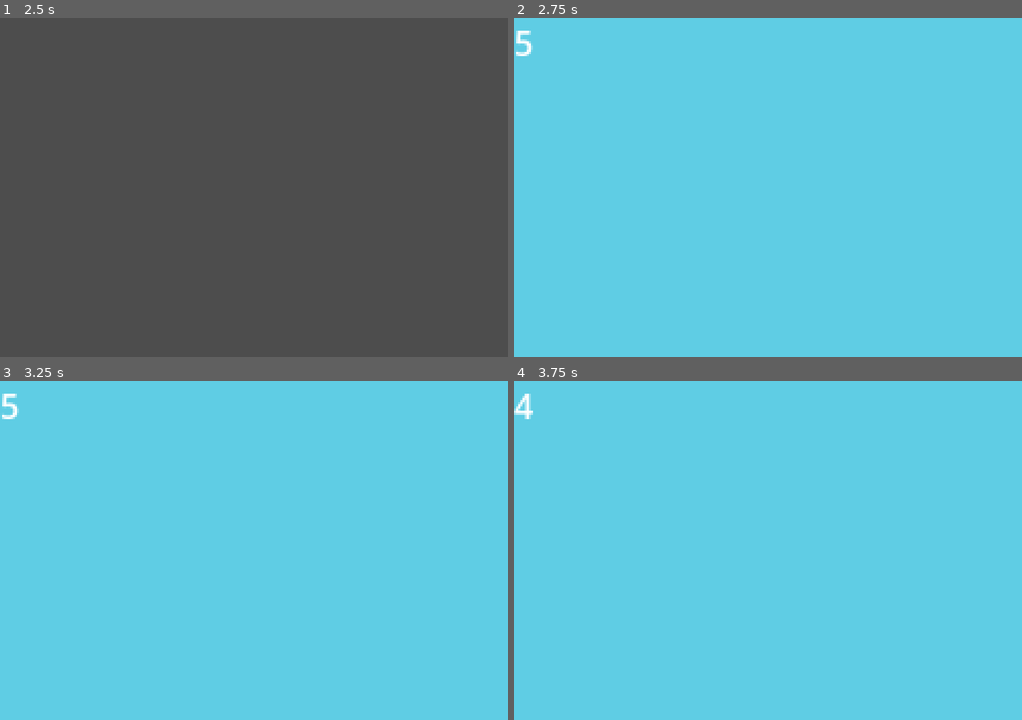
Above: before the commit, frames 1-4 (two rows, left to right).
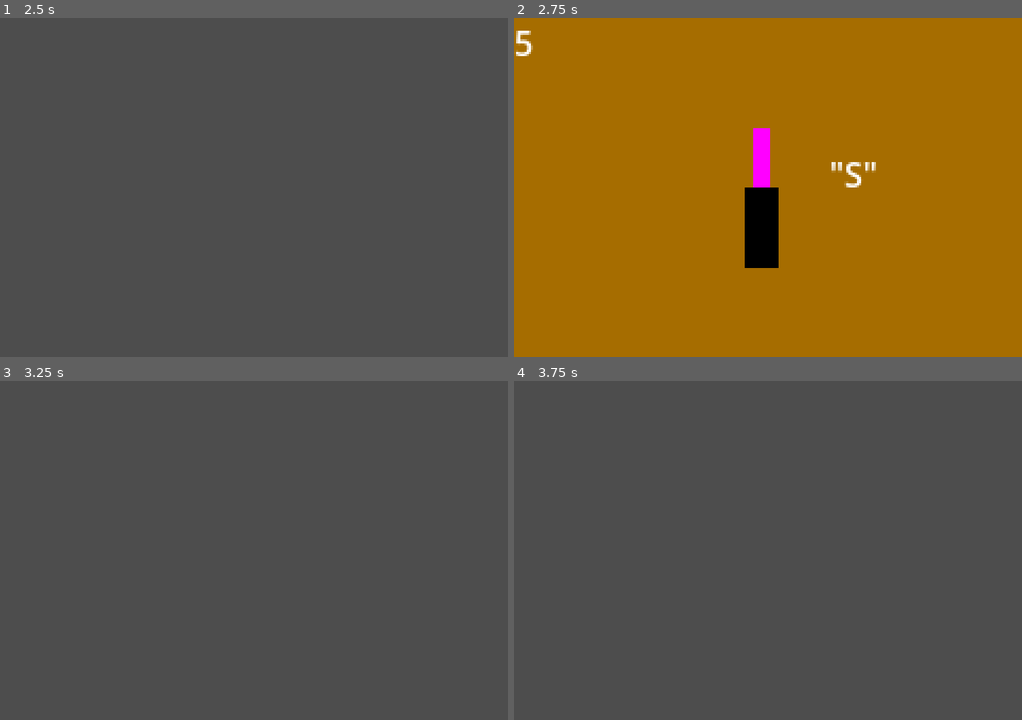
Above: after the commit, the same moments.

Repository: emmetl913/GMTK2024
Game: Godot game, scene res://menus/MainMenu.tscn
Same seed, same stepped clock (60 frames per second), same inputs: the game is played once before the commit and once after it. The engine's default icon, where the game draws it, is replaced by a stand-in: a white triangle on a blue panel in a dark square.
Inputs (mouse positions are in pixels of both pictures, inside the frame that each line leads up to):
- Up to frame 1 (2.5 s): click "Start" at 0.5 s; tap Enter at 1.25 s; move the mouse to (365, 170) at 1.27 s; hold S (S) 1.28-2.03 s; tap W (W) at 1.55, 2.1 s; tap Space at 2 s; move the mouse to (152, 204) at 2.02 s; tap S (S) at 2.3 s
- Up to frame 2 (2.75 s): no input
- Up to frame 3 (3.25 s): move the mouse to (304, 475) at 2.77 s; press the mouse at (304, 475) at 2.78 s; tap W (W) at 3.05 s
- Up to frame 4 (3.75 s): tap Enter at 3.5 s; move the mouse to (742, 618) at 3.52 s; release the mouse at (742, 618) at 3.53 s; tap S (S) at 3.6 s

Frame 1 is identical in both runs. In frame 2, 100% of the frame differs, in the area x 0-100%, y 0-100%; in frame 3, 100%; in frame 4, 100%.

Commit message:
Icing game (mostly) finished

Diff:
--- /dev/null
+++ b/games/IcingGame/IcingGame.gd
@@ -0,0 +1,28 @@
+extends Base_Game
+
+var pattern
+
+# Called when the node enters the scene tree for the first time.
+func _ready():
+	timers = [5, 4, 3, 2]
+	setup()
+
+func setup():
+	var pattern_selector = randi_range(1,2)
+	if pattern_selector == 1:
+		pattern = $SPattern
+	elif pattern_selector == 2:
+		pattern = $NPattern
+	pattern.visible = true
+
+# Called every frame. 'delta' is the elapsed time since the previous frame.
+func _process(delta):
+	$CharacterBody2D.position = get_global_mouse_position()
+	if pattern.has_won and $WonTimeout.time_left == 0:
+		$WonTimeout.start()
+	elif pattern.has_failed and $WonTimeout.time_left == 0:
+		super.onLose()
+
+
+func _on_won_timeout_timeout():
+	super.onWin()
--- /dev/null
+++ b/games/IcingGame/IcingGame.tscn
@@ -0,0 +1,39 @@
+[gd_scene load_steps=6 format=3 uid="uid://7kkvev5036ny"]
+
+[ext_resource type="Script" path="res://games/IcingGame/IcingGame.gd" id="1_vc0qf"]
+[ext_resource type="PackedScene" uid="uid://kf1q8ln3swdb" path="res://games/IcingGame/Patterns/S_Pattern.tscn" id="2_4p275"]
+[ext_resource type="Texture2D" uid="uid://c65hf5vuw1pp8" path="res://assets/sprites/mouse_tracker.png" id="3_2slpm"]
+[ext_resource type="PackedScene" uid="uid://6tpodpx3ai1a" path="res://games/IcingGame/Patterns/N_Pattern.tscn" id="3_6w53s"]
+
+[sub_resource type="CircleShape2D" id="CircleShape2D_mimnj"]
+radius = 4.0
+
+[node name="IcingGame" type="Node2D"]
+script = ExtResource("1_vc0qf")
+
+[node name="ColorRect" type="ColorRect" parent="."]
+offset_right = 240.0
+offset_bottom = 160.0
+color = Color(0.451029, 0.6215, 0.346212, 1)
+
+[node name="SPattern" parent="." instance=ExtResource("2_4p275")]
+visible = false
+position = Vector2(120, 77)
+
+[node name="NPattern" parent="." instance=ExtResource("3_6w53s")]
+visible = false
+position = Vector2(114, 72)
+
+[node name="CharacterBody2D" type="CharacterBody2D" parent="." groups=["cursor"]]
+position = Vector2(-84, -50)
+
+[node name="Sprite2D" type="Sprite2D" parent="CharacterBody2D"]
+texture = ExtResource("3_2slpm")
+
+[node name="CollisionShape2D" type="CollisionShape2D" parent="CharacterBody2D"]
+shape = SubResource("CircleShape2D_mimnj")
+
+[node name="WonTimeout" type="Timer" parent="."]
+wait_time = 0.5
+
+[connection signal="timeout" from="WonTimeout" to="." method="_on_won_timeout_timeout"]
--- /dev/null
+++ b/games/IcingGame/Patterns/N_Pattern.tscn
@@ -0,0 +1,180 @@
+[gd_scene load_steps=5 format=3 uid="uid://6tpodpx3ai1a"]
+
+[ext_resource type="Texture2D" uid="uid://caxg30ileg2sg" path="res://assets/sprites/N_Patttern.png" id="1_lq1ua"]
+[ext_resource type="Script" path="res://games/IcingGame/Patterns/pattern.gd" id="2_03ka7"]
+[ext_resource type="Texture2D" uid="uid://ci0p7le8o6yg5" path="res://icon.svg" id="3_82ctk"]
+
+[sub_resource type="RectangleShape2D" id="RectangleShape2D_8fysc"]
+size = Vector2(7, 41.7533)
+
+[node name="NPattern" type="Sprite2D"]
+position = Vector2(-1, 0)
+texture = ExtResource("1_lq1ua")
+script = ExtResource("2_03ka7")
+gates = 9
+
+[node name="ProgressDetectors" type="Node2D" parent="."]
+
+[node name="First" type="Area2D" parent="ProgressDetectors"]
+position = Vector2(2, 2)
+
+[node name="CollisionShape2D" type="CollisionShape2D" parent="ProgressDetectors/First"]
+position = Vector2(-45, 7)
+rotation = -1.57635
+shape = SubResource("RectangleShape2D_8fysc")
+
+[node name="Sprite2D" type="Sprite2D" parent="ProgressDetectors/First"]
+visible = false
+position = Vector2(-41, 7)
+scale = Vector2(0.25, 0.25)
+texture = ExtResource("3_82ctk")
+
+[node name="Second" type="Area2D" parent="ProgressDetectors"]
+position = Vector2(2, 0)
+
+[node name="CollisionShape2D" type="CollisionShape2D" parent="ProgressDetectors/Second"]
+position = Vector2(-12.5918, -10.4256)
+rotation = 0.764544
+shape = SubResource("RectangleShape2D_8fysc")
+
+[node name="Sprite2D" type="Sprite2D" parent="ProgressDetectors/Second"]
+visible = false
+position = Vector2(-14, -9)
+scale = Vector2(0.25, 0.25)
+texture = ExtResource("3_82ctk")
+
+[node name="Third" type="Area2D" parent="ProgressDetectors"]
+position = Vector2(-3, -3.72529e-09)
+rotation = -0.0135629
+
+[node name="CollisionShape2D" type="CollisionShape2D" parent="ProgressDetectors/Third"]
+position = Vector2(-42.5115, 37.4269)
+rotation = -1.56417
+shape = SubResource("RectangleShape2D_8fysc")
+
+[node name="Sprite2D" type="Sprite2D" parent="ProgressDetectors/Third"]
+visible = false
+position = Vector2(-36.5121, 37.5083)
+scale = Vector2(0.25, 0.25)
+texture = ExtResource("3_82ctk")
+
+[node name="Fourth" type="Area2D" parent="ProgressDetectors"]
+position = Vector2(-3, 0)
+rotation = 0.295242
+
+[node name="CollisionShape2D" type="CollisionShape2D" parent="ProgressDetectors/Fourth"]
+position = Vector2(-48.0581, -24.1949)
+rotation = -0.815311
+shape = SubResource("RectangleShape2D_8fysc")
+
+[node name="Sprite2D" type="Sprite2D" parent="ProgressDetectors/Fourth"]
+visible = false
+position = Vector2(-42.8805, -17.2702)
+rotation = -0.288941
+scale = Vector2(0.25, 0.25)
+texture = ExtResource("3_82ctk")
+
+[node name="Fifth" type="Area2D" parent="ProgressDetectors"]
+position = Vector2(-5, 2)
+rotation = 0.295242
+
+[node name="CollisionShape2D" type="CollisionShape2D" parent="ProgressDetectors/Fifth"]
+position = Vector2(18.0498, 11.2341)
+rotation = 0.546061
+shape = SubResource("RectangleShape2D_8fysc")
+
+[node name="Sprite2D" type="Sprite2D" parent="ProgressDetectors/Fifth"]
+visible = false
+position = Vector2(18.0498, 11.2341)
+rotation = -0.303565
+scale = Vector2(0.25, 0.25)
+texture = ExtResource("3_82ctk")
+
+[node name="Sixth" type="Area2D" parent="ProgressDetectors"]
+position = Vector2(-4, 1)
+rotation = 0.295242
+
+[node name="CollisionShape2D" type="CollisionShape2D" parent="ProgressDetectors/Sixth"]
+position = Vector2(39.7589, 27.6266)
+rotation = 0.149534
+shape = SubResource("RectangleShape2D_8fysc")
+
+[node name="Sprite2D" type="Sprite2D" parent="ProgressDetectors/Sixth"]
+visible = false
+position = Vector2(38.8021, 27.9176)
+rotation = -0.289073
+scale = Vector2(0.25, 0.25)
+texture = ExtResource("3_82ctk")
+
+[node name="Seventh" type="Area2D" parent="ProgressDetectors"]
+position = Vector2(-2, 0)
+rotation = 0.279831
+
+[node name="CollisionShape2D" type="CollisionShape2D" parent="ProgressDetectors/Seventh"]
+position = Vector2(36.886, -41.8142)
+rotation = 1.29536
+shape = SubResource("RectangleShape2D_8fysc")
+
+[node name="Sprite2D" type="Sprite2D" parent="ProgressDetectors/Seventh"]
+visible = false
+position = Vector2(36.3336, -43.7364)
+rotation = -0.257713
+scale = Vector2(0.25, 0.25)
+texture = ExtResource("3_82ctk")
+
+[node name="Eighth" type="Area2D" parent="ProgressDetectors"]
+position = Vector2(-2, -2)
+rotation = 0.279831
+
+[node name="CollisionShape2D" type="CollisionShape2D" parent="ProgressDetectors/Eighth"]
+position = Vector2(44.3432, -15.8644)
+rotation = 1.28687
+shape = SubResource("RectangleShape2D_8fysc")
+
+[node name="Sprite2D" type="Sprite2D" parent="ProgressDetectors/Eighth"]
+visible = false
+position = Vector2(44.067, -16.8255)
+rotation = -0.259757
+scale = Vector2(0.25, 0.25)
+texture = ExtResource("3_82ctk")
+
+[node name="Ninth" type="Area2D" parent="ProgressDetectors"]
+position = Vector2(-3, 0)
+rotation = 0.279831
+
+[node name="CollisionShape2D" type="CollisionShape2D" parent="ProgressDetectors/Ninth"]
+position = Vector2(51.3694, -2.27645)
+rotation = 1.27159
+shape = SubResource("RectangleShape2D_8fysc")
+
+[node name="Sprite2D" type="Sprite2D" parent="ProgressDetectors/Ninth"]
+visible = false
+position = Vector2(52.6179, 5.68855)
+rotation = -0.282692
+scale = Vector2(0.25, 0.25)
+texture = ExtResource("3_82ctk")
+
+[node name="Area2D" type="Area2D" parent="."]
+
+[node name="CollisionPolygon2D" type="CollisionPolygon2D" parent="Area2D"]
+position = Vector2(-3, 0)
+polygon = PackedVector2Array(-51, -52, -55, 46, -50, 57, -33, 57, -28, 49, -28, 22, -26, -10, -18, -2, 0, 19, 32, 54, 39, 60, 51, 60, 57, 54, 58, 43, 60, -15, 60, -37, 58, -50, 52, -57, 43, -58, 36, -54, 32, -50, 31, -39, 31, -17, 31, 5, 29, 11, 24, 5, 14, -7, -10, -35, -26, -54, -38, -59)
+
+[node name="LeaveTimer" type="Timer" parent="."]
+wait_time = 0.5
+one_shot = true
+
+[connection signal="body_entered" from="ProgressDetectors/First" to="." method="_on_first_body_entered"]
+[connection signal="body_entered" from="ProgressDetectors/Second" to="." method="_on_second_body_entered"]
+[connection signal="body_entered" from="ProgressDetectors/Third" to="." method="_on_third_body_entered"]
+[connection signal="body_entered" from="ProgressDetectors/Fourth" to="." method="_on_fourth_body_entered"]
+[connection signal="body_entered" from="ProgressDetectors/Fifth" to="." method="_on_fifth_body_entered"]
+[connection signal="body_entered" from="ProgressDetectors/Sixth" to="." method="_on_sixth_body_entered"]
+[connection signal="body_entered" from="ProgressDetectors/Seventh" to="." method="_on_seventh_body_entered"]
+[connection signal="body_entered" from="ProgressDetectors/Eighth" to="." method="_on_eighth_body_entered"]
+[connection signal="body_entered" from="ProgressDetectors/Ninth" to="." method="_on_ninth_body_entered"]
+[connection signal="area_entered" from="Area2D" to="." method="_on_area_2d_area_entered"]
+[connection signal="area_exited" from="Area2D" to="." method="_on_area_2d_area_exited"]
+[connection signal="body_entered" from="Area2D" to="." method="_on_area_2d_body_entered"]
+[connection signal="body_exited" from="Area2D" to="." method="_on_area_2d_body_exited"]
+[connection signal="timeout" from="LeaveTimer" to="." method="_on_leave_timer_timeout"]
--- /dev/null
+++ b/games/IcingGame/Patterns/S_Pattern.tscn
@@ -0,0 +1,172 @@
+[gd_scene load_steps=5 format=3 uid="uid://kf1q8ln3swdb"]
+
+[ext_resource type="Texture2D" uid="uid://dav1foy134tsg" path="res://assets/sprites/S_pattern.png" id="1_2g7ob"]
+[ext_resource type="Script" path="res://games/IcingGame/Patterns/pattern.gd" id="2_n8mwo"]
+[ext_resource type="Texture2D" uid="uid://ci0p7le8o6yg5" path="res://icon.svg" id="3_6m2ld"]
+
+[sub_resource type="RectangleShape2D" id="RectangleShape2D_sgynf"]
+size = Vector2(7, 28.747)
+
+[node name="SPattern" type="Sprite2D"]
+texture = ExtResource("1_2g7ob")
+script = ExtResource("2_n8mwo")
+gates = 9
+
+[node name="ProgressDetectors" type="Node2D" parent="."]
+
+[node name="First" type="Area2D" parent="ProgressDetectors"]
+
+[node name="CollisionShape2D" type="CollisionShape2D" parent="ProgressDetectors/First"]
+position = Vector2(30, -39)
+shape = SubResource("RectangleShape2D_sgynf")
+
+[node name="Sprite2D" type="Sprite2D" parent="ProgressDetectors/First"]
+visible = false
+position = Vector2(37, -39)
+scale = Vector2(0.25, 0.25)
+texture = ExtResource("3_6m2ld")
+
+[node name="Second" type="Area2D" parent="ProgressDetectors"]
+
+[node name="CollisionShape2D" type="CollisionShape2D" parent="ProgressDetectors/Second"]
+position = Vector2(0, -39)
+shape = SubResource("RectangleShape2D_sgynf")
+
+[node name="Sprite2D" type="Sprite2D" parent="ProgressDetectors/Second"]
+visible = false
+position = Vector2(1, -39)
+scale = Vector2(0.25, 0.25)
+texture = ExtResource("3_6m2ld")
+
+[node name="Third" type="Area2D" parent="ProgressDetectors"]
+position = Vector2(-3, 0)
+rotation = -0.0135629
+
+[node name="CollisionShape2D" type="CollisionShape2D" parent="ProgressDetectors/Third"]
+position = Vector2(-37.4676, -39.5118)
+rotation = -0.316807
+shape = SubResource("RectangleShape2D_sgynf")
+
+[node name="Sprite2D" type="Sprite2D" parent="ProgressDetectors/Third"]
+visible = false
+position = Vector2(-33.4815, -38.4576)
+scale = Vector2(0.25, 0.25)
+texture = ExtResource("3_6m2ld")
+
+[node name="Fourth" type="Area2D" parent="ProgressDetectors"]
+position = Vector2(-3, 0)
+rotation = 0.295242
+
+[node name="CollisionShape2D" type="CollisionShape2D" parent="ProgressDetectors/Fourth"]
+position = Vector2(-31.4883, 6.4409)
+rotation = -0.316807
+shape = SubResource("RectangleShape2D_sgynf")
+
+[node name="Sprite2D" type="Sprite2D" parent="ProgressDetectors/Fourth"]
+visible = false
+position = Vector2(-31.1135, 4.23647)
+rotation = -0.288941
+scale = Vector2(0.25, 0.25)
+texture = ExtResource("3_6m2ld")
+
+[node name="Fifth" type="Area2D" parent="ProgressDetectors"]
+position = Vector2(-3, 0)
+rotation = 0.295242
+
+[node name="CollisionShape2D" type="CollisionShape2D" parent="ProgressDetectors/Fifth"]
+position = Vector2(5.44941, -2.70256)
+rotation = -0.316807
+shape = SubResource("RectangleShape2D_sgynf")
+
+[node name="Sprite2D" type="Sprite2D" parent="ProgressDetectors/Fifth"]
+visible = false
+position = Vector2(8.11246, -7.69337)
+rotation = -0.303565
+scale = Vector2(0.25, 0.25)
+texture = ExtResource("3_6m2ld")
+
+[node name="Sixth" type="Area2D" parent="ProgressDetectors"]
+position = Vector2(-3, 0)
+rotation = 0.295242
+
+[node name="CollisionShape2D" type="CollisionShape2D" parent="ProgressDetectors/Sixth"]
+position = Vector2(38.9907, -13.2559)
+rotation = 0.149534
+shape = SubResource("RectangleShape2D_sgynf")
+
+[node name="Sprite2D" type="Sprite2D" parent="ProgressDetectors/Sixth"]
+visible = false
+position = Vector2(42.471, -15.0072)
+rotation = -0.289073
+scale = Vector2(0.25, 0.25)
+texture = ExtResource("3_6m2ld")
+
+[node name="Seventh" type="Area2D" parent="ProgressDetectors"]
+position = Vector2(-3, 0)
+rotation = 0.279831
+
+[node name="CollisionShape2D" type="CollisionShape2D" parent="ProgressDetectors/Seventh"]
+position = Vector2(45.3712, 27.54)
+rotation = -0.287867
+shape = SubResource("RectangleShape2D_sgynf")
+
+[node name="Sprite2D" type="Sprite2D" parent="ProgressDetectors/Seventh"]
+visible = false
+position = Vector2(46.4648, 24.1043)
+rotation = -0.257713
+scale = Vector2(0.25, 0.25)
+texture = ExtResource("3_6m2ld")
+
+[node name="Eighth" type="Area2D" parent="ProgressDetectors"]
+position = Vector2(-3, 0)
+rotation = 0.279831
+
+[node name="CollisionShape2D" type="CollisionShape2D" parent="ProgressDetectors/Eighth"]
+position = Vector2(15.3009, 35.1409)
+rotation = -0.287867
+shape = SubResource("RectangleShape2D_sgynf")
+
+[node name="Sprite2D" type="Sprite2D" parent="ProgressDetectors/Eighth"]
+visible = false
+position = Vector2(14.7485, 33.2187)
+rotation = -0.259757
+scale = Vector2(0.25, 0.25)
+texture = ExtResource("3_6m2ld")
+
+[node name="Ninth" type="Area2D" parent="ProgressDetectors"]
+position = Vector2(-3, 0)
+rotation = 0.279831
+
+[node name="CollisionShape2D" type="CollisionShape2D" parent="ProgressDetectors/Ninth"]
+position = Vector2(-13.1235, 41.2283)
+rotation = -0.287867
+shape = SubResource("RectangleShape2D_sgynf")
+
+[node name="Sprite2D" type="Sprite2D" parent="ProgressDetectors/Ninth"]
+visible = false
+position = Vector2(-18.8901, 42.8855)
+rotation = -0.282692
+scale = Vector2(0.25, 0.25)
+texture = ExtResource("3_6m2ld")
+
+[node name="Area2D" type="Area2D" parent="."]
+
+[node name="CollisionPolygon2D" type="CollisionPolygon2D" parent="Area2D"]
+polygon = PackedVector2Array(51, -28, 59, -40, 49, -51, -50, -51, -59, -43, -63, -25, -64, -6, -57, 6, -42, 9, -8, 10, 32, 10, 34, 26, -55, 23, -63, 33, -60, 42, -54, 47, 2, 48, 48, 51, 60, 42, 61, 23, 57, 0, 52, -12, 42, -15, 22, -14, -5, -13, -29, -16, -39, -16, -38, -26)
+
+[node name="LeaveTimer" type="Timer" parent="."]
+wait_time = 0.5
+one_shot = true
+
+[connection signal="body_entered" from="ProgressDetectors/First" to="." method="_on_first_body_entered"]
+[connection signal="body_entered" from="ProgressDetectors/Second" to="." method="_on_second_body_entered"]
+[connection signal="body_entered" from="ProgressDetectors/Third" to="." method="_on_third_body_entered"]
+[connection signal="body_entered" from="ProgressDetectors/Fourth" to="." method="_on_fourth_body_entered"]
+[connection signal="body_entered" from="ProgressDetectors/Fifth" to="." method="_on_fifth_body_entered"]
+[connection signal="body_entered" from="ProgressDetectors/Sixth" to="." method="_on_sixth_body_entered"]
+[connection signal="body_entered" from="ProgressDetectors/Seventh" to="." method="_on_seventh_body_entered"]
+[connection signal="body_entered" from="ProgressDetectors/Eighth" to="." method="_on_eighth_body_entered"]
+[connection signal="body_entered" from="ProgressDetectors/Ninth" to="." method="_on_ninth_body_entered"]
+[connection signal="body_entered" from="Area2D" to="." method="_on_area_2d_body_entered"]
+[connection signal="body_exited" from="Area2D" to="." method="_on_area_2d_body_exited"]
+[connection signal="timeout" from="LeaveTimer" to="." method="_on_leave_timer_timeout"]
--- /dev/null
+++ b/games/IcingGame/Patterns/pattern.gd
@@ -0,0 +1,113 @@
+extends Sprite2D
+
+var first_enter : bool = true
+var has_failed : bool = false
+var has_won : bool = false
+var completed : bool = false
+@export var gates : int
+@onready var gates_completed : int = 0
+@onready var gates_passed : Array[bool] = [false, false, false, false, false, false, false, false, false]
+
+# Called when the node enters the scene tree for the first time.
+func _ready():
+	pass # Replace with function body.
+
+
+# Called every frame. 'delta' is the elapsed time since the previous frame.
+func _process(delta):
+	if not first_enter and  gates_completed == gates and not has_won:
+		print("Won in game")
+		has_won = true
+
+
+func _on_area_2d_body_entered(body):
+	$LeaveTimer.stop()
+	if first_enter:
+		first_enter = false
+#func _on_area_2d_area_entered(area):
+	#if first_enter and area.is_in_group("cursor"):
+		#first_enter = false
+
+func _on_area_2d_body_exited(body):
+	if not first_enter and not completed:
+		$LeaveTimer.start()
+	elif not first_enter and  gates_completed == gates:
+		print("Won in game")
+#func _on_area_2d_area_exited(area):
+	#if not first_enter and not completed and area.is_in_group("cursor"):
+		#print("Lost in game")
+		#has_failed = true
+	#elif not first_enter and  gates_completed == gates and area.is_in_group("cursor"):
+		#print("Won in game")
+
+func _on_first_body_entered(body):
+	if not gates_passed[0]:
+		gates_completed += 1
+		$ProgressDetectors/First/Sprite2D.visible = true
+		gates_passed[0] = true
+
+
+func _on_second_body_entered(body):
+	if not gates_passed[1]:
+		gates_completed += 1
+		$ProgressDetectors/Second/Sprite2D.visible = true
+		gates_passed[1] = true
+
+
+func _on_third_body_entered(body):
+	if not gates_passed[2]:
+		gates_completed += 1
+		$ProgressDetectors/Third/Sprite2D.visible = true
+		gates_passed[2] = true
+
+
+func _on_fourth_body_entered(body):
+	if not gates_passed[3]:
+		gates_completed += 1
+		$ProgressDetectors/Fourth/Sprite2D.visible = true
+		gates_passed[3] = true
+
+
+func _on_fifth_body_entered(body):
+	if not gates_passed[4]:
+		gates_completed += 1
+		$ProgressDetectors/Fifth/Sprite2D.visible = true
+		gates_passed[4] = true
+
+
+func _on_sixth_body_entered(body):
+	if not gates_passed[5]:
+		gates_completed += 1
+		$ProgressDetectors/Sixth/Sprite2D.visible = true
+		gates_passed[5] = true
+
+
+func _on_seventh_body_entered(body):
+	if not gates_passed[6]:
+		gates_completed += 1
+		$ProgressDetectors/Seventh/Sprite2D.visible = true
+		gates_passed[6] = true
+
+
+func _on_eighth_body_entered(body):
+	if not gates_passed[7]:
+		gates_completed += 1
+		$ProgressDetectors/Eighth/Sprite2D.visible = true
+		gates_passed[7]  = true
+
+
+func _on_ninth_body_entered(body):
+	if not gates_passed[8]:
+		gates_completed += 1
+		$ProgressDetectors/Ninth/Sprite2D.visible = true
+		gates_passed[8] = true
+
+
+
+
+
+
+
+
+func _on_leave_timer_timeout():
+	print("Lose Game")
--- a/worlds/MicroGamePlayer.gd
+++ b/worlds/MicroGamePlayer.gd
@@ -29,6 +29,7 @@
 	gameScenes.append(preload("res://games/PickingGame/PickingGame.tscn"))
 	gameScenes.append(preload("res://games/ChurningGame/ChurningGame.tscn"))
 	gameScenes.append(preload("res://games/CrackingGame/CrackingGame.tscn"))
+	gameScenes.append(preload("res://games/IcingGame/IcingGame.tscn"))
 
 func startGame(gameID: int):
 	game_inst = gameScenes[gameID].instantiate()
Binary file added: assets/sprites/N_Patttern.png
Not shown, added: assets/sprites/N_Patttern.png.import
Binary file added: assets/sprites/S_pattern.png
Not shown, added: assets/sprites/S_pattern.png.import
Binary file added: assets/sprites/mouse_tracker.png
Not shown, added: assets/sprites/mouse_tracker.png.import
